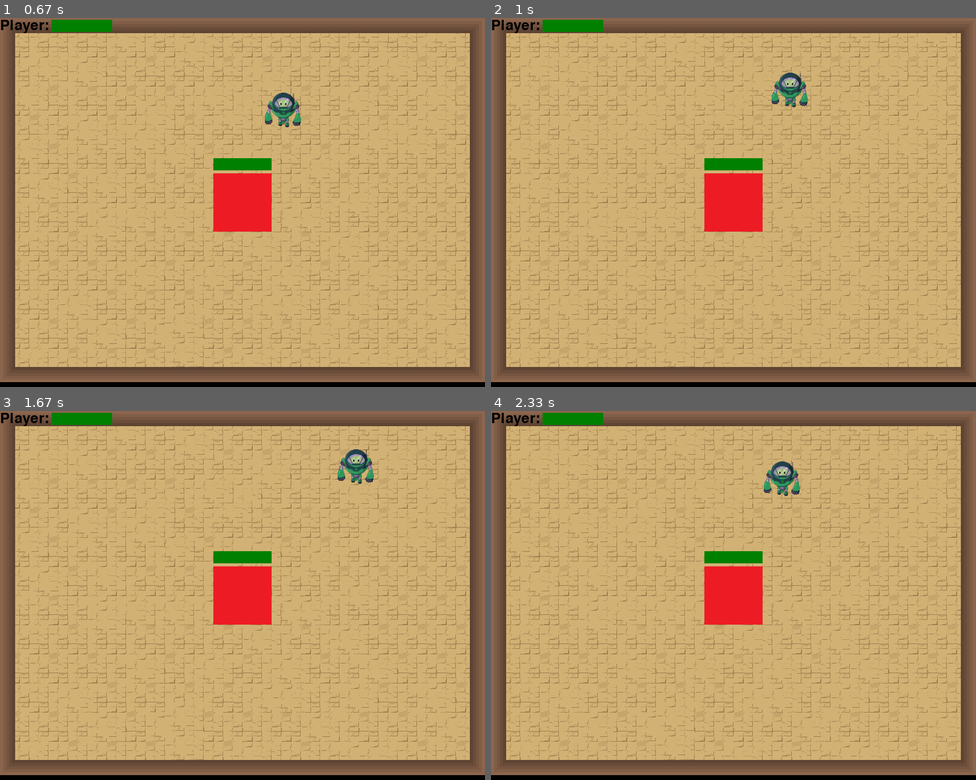
Above: before the commit, frames 1-4 (two rows, left to right).
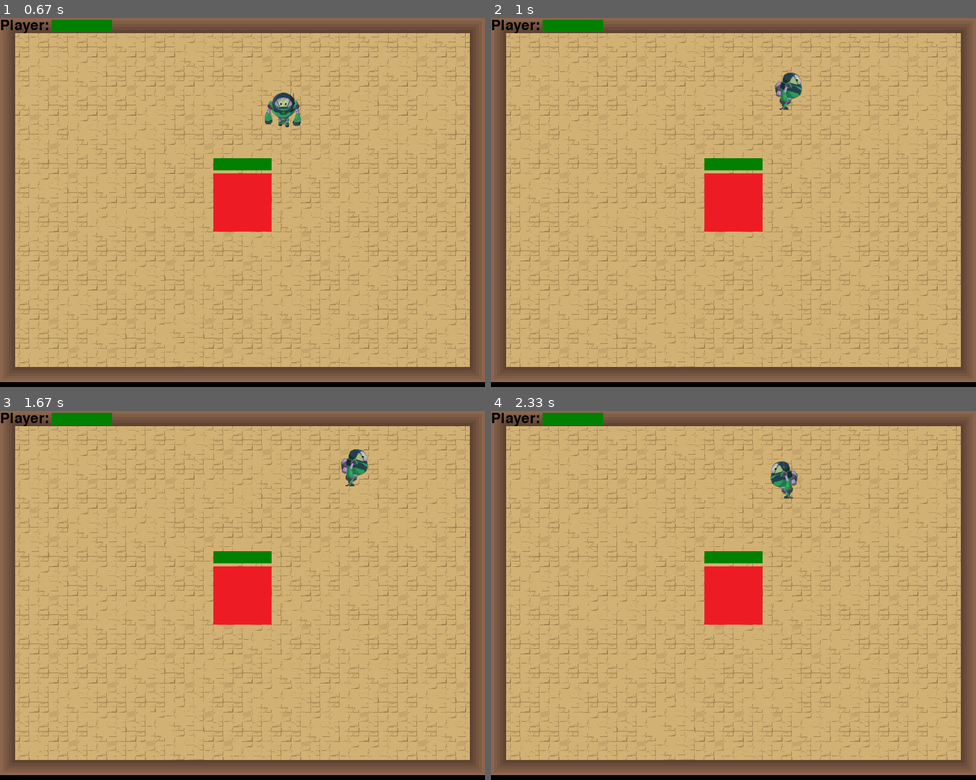
Above: after the commit, the same moments.

Repository: CodaKids/coda-kids
Game: pygame game, started from project-solutions/level-6/BossBattle.py
Two runs of this game, one before a commit and one after it. Both use one fixed random seed, a clock stepped at 60 frames per second and the inputs below.
Inputs:
- Up to frame 1 (0.67 s): hold Right from 0.33 s (still down)
- Up to frame 2 (1 s): release Right at 0.8 s; hold Up from 0.83 s (still down)
- Up to frame 3 (1.67 s): release Up at 1.13 s; hold Right 1.17-1.63 s
- Up to frame 4 (2.33 s): hold Left 1.67-2.2 s; hold Down from 2.23 s (still down)

Frame 1 is identical in both runs. In frame 2, 0.4% of the frame differs, in the area x 57-66%, y 14-25%; in frame 3, 0.4%; in frame 4, 0.4%.

Commit message:
Changed direction of sprite based on movement

Diff:
--- a/project-solutions/level-6/BossBattle.py
+++ b/project-solutions/level-6/BossBattle.py
@@ -3,24 +3,6 @@
 import pygame
 
 def update(delta_time):
-    # Moves the player forward and backward
-    if key_held_down(pygame.K_UP):
-        MY.player.location.y -= 200 * delta_time
-        MY.player_dir = UP
-    elif key_held_down(pygame.K_DOWN):
-        MY.player.location.y += 200 * delta_time
-        MY.player_dir = DOWN
-
-    # Moves the player left and right
-    if key_held_down(pygame.K_LEFT):
-        MY.player.location.x -= 200 * delta_time
-        MY.player_dir = LEFT
-    elif key_held_down(pygame.K_RIGHT):
-        MY.player.location.x += 200 * delta_time
-        MY.player_dir = RIGHT
-
-    #MY.player.sprite = MY.player_sheet.image_at()
-
     MY.player_hitbox.location = pygame.math.Vector2(x_value, y_value)
 
     for wall in MY.walls:
--- a/project-solutions/level-6/init.py
+++ b/project-solutions/level-6/init.py
@@ -474,8 +474,10 @@
 class Data:
     """Modifiable data"""
     tilesheet = SpriteSheet("assets/tileset.png", (32, 32))
-    #player_sheet = SpriteSheet("assets/player_sheet.png", (42, 48))
     player_walk_forward_sheet = SpriteSheet("assets/paul_front_run_12fps.png", (64, 64))
+    player_walk_backward_sheet = SpriteSheet("assets/paul_back_run_12fps.png", (64, 64))
+    player_walk_left_sheet = SpriteSheet("assets/paul_side_run_left_12fps.png", (64, 64))
+    player_walk_right_sheet = SpriteSheet("assets/paul_side_run_right_12fps.png", (64, 64))
     tilemap = []
     floors = []
     walls = []
@@ -577,52 +579,46 @@
     if state.timer.current_time > state.timer.max_time * 2/3:
         MY.player.sprite = PLAYER_ATTACK_3_IMAGE
 
-def player_move_init(state, delta_time):
-    state.timer = CountdownTimer(0.1)
-    state.index = 0
-    state.offset = 0
-
-def player_move_update(state, delta_time):
+def player_move_update(delta_time):
+    timer = CountdownTimer(0.1)
+    index = 0
+    offset = 0
+
+    moving = (key_held_down(pygame.K_RIGHT) or key_held_down(pygame.K_LEFT) or
+              key_held_down(pygame.K_DOWN) or key_held_down(pygame.K_UP))
+
     if key_held_down(pygame.K_UP):
         MY.player.location.y -= 200 * delta_time
         MY.player_dir = UP
-        state.offset = 0
+        offset = 0
     elif key_held_down(pygame.K_DOWN):
         MY.player.location.y += 200 * delta_time
         MY.player_dir = DOWN
-        state.offset = 6
-
+        offset = 6
     if key_held_down(pygame.K_LEFT):
         MY.player.location.x -= 200 * delta_time
         MY.player_dir = LEFT
-        state.offset = 4
+        offset = 4
     elif key_held_down(pygame.K_RIGHT):
         MY.player.location.x += 200 * delta_time
         MY.player_dir = RIGHT
-        state.offset = 2
-
-    moving = (key_held_down(pygame.K_RIGHT) or key_held_down(pygame.K_LEFT) or
-              key_held_down(pygame.K_DOWN) or key_held_down(pygame.K_UP))
-
-    if moving and state.timer.tick(delta_time):
-        state.index = (state.index + 1) % 2
-        state.timer = CountdownTimer(0.1)
+        offset = 2
+
+    if moving and timer.tick(delta_time):
+        index = (index + 1) % 2
     elif not moving:
-        state.timer = CountdownTimer(0.1)
-
-    MY.player.sprite = MY.player_sheet.image_at(state.index + state.offset)
+        if MY.player_dir == UP:
+            MY.player.sprite = MY.player_walk_backward_sheet.image_at(2)
+        elif MY.player_dir == DOWN:
+            MY.player.sprite = MY.player_walk_forward_sheet.image_at(2)
+        elif MY.player_dir == LEFT:
+            MY.player.sprite = MY.player_walk_left_sheet.image_at(2)
+        elif MY.player_dir == RIGHT:
+            MY.player.sprite = MY.player_walk_right_sheet.image_at(2)
+
+    # MY.player.sprite = MY.player_sheet.image_at(state.index + state.offset)
 
 def initialize(window):
-    """Initializes the Introduction class."""
-    """
-    MY.boss_logic.add_state(None, boss_explosion_update)
-    MY.boss_logic.add_state(None, boss_laser_update)
-    MY.boss_logic.add_state(boss_wait_init, boss_wait_update)
-
-    MY.player_logic.add_state(player_move_init, player_move_update)
-    MY.player_logic.add_state(player_attack_init, player_attack_update)
-    """
-    # load_level("level1")
     MY.player.location = (window.x / 2, window.y / 4)
     MY.boss.location = window / 2
     count = 0
@@ -657,4 +653,5 @@
 
 def update_player(delta_time):
     """Updates the position of the players in the game window."""
+    player_move_update(delta_time)
     MY.player.update(delta_time)
Renamed: project-solutions/level-6/assets/paul/paul_back_run_12fps.png -> project-solutions/level-6/assets/paul_back_run_12fps.png
Renamed: project-solutions/level-6/assets/paul/paul_side_run_01_12fps.png -> project-solutions/level-6/assets/paul_side_run_left_12fps.png
Renamed: project-solutions/level-6/assets/paul/paul_side_run_02_12fps.png -> project-solutions/level-6/assets/paul_side_run_right_12fps.png
Binary file removed: project-solutions/level-6/assets/player_sheet.png
Binary file removed: project-solutions/level-6/assets/sprite.png
